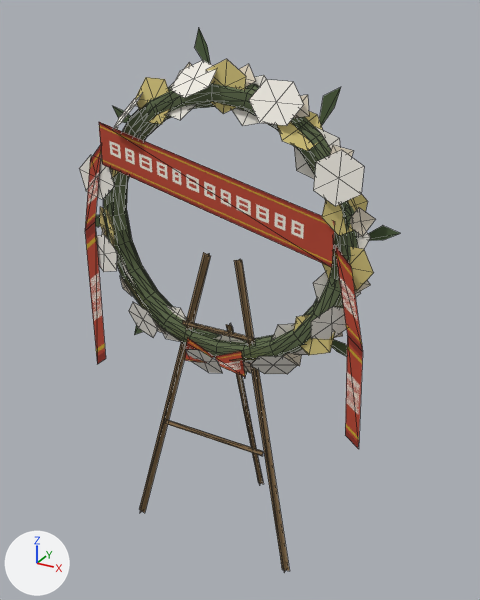
A saved change to the glTF model Assets/LOC_House/Models/BanTho_SetBanThoBoMe/VongHoaTang_1.glb.
Rendered twice from a 50 mm lens placed at (0.972, -1.645, 1.723), pointed at (0.013, 0.098, 0.852). Lighting does not change. The marker at lower left points along +X, +Y and +Z. The picture after the commit comes second. Mesh edges are drawn as thin lines. Vertices at exactly the same position are counted once.

Objects in the first picture: 'VongHoaTang_1'.
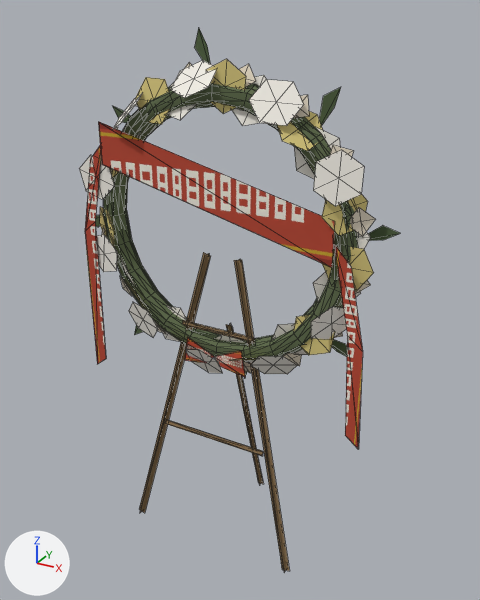
Location of each change, [x1, y1, x2, y2] in pixels of the pictures (480 x 600 px):
part 1 of me_vonghoatang_1, added (red): after [95, 122, 363, 449]
part 2 of me_vonghoatang_1, surface changed: before [85, 122, 363, 448]; after [85, 124, 363, 427]

What the commit changed:
me_vonghoatang_1 is used by ob_vonghoatang_1; location (0.0, 0.0, 0.0).
me_vonghoatang_1 had 687 vertices, 882 faces and spanned x -0.55..0.53, y -0.11..0.27, z 0.0..1.68.
me_vonghoatang_1 now has 711 vertices, 896 faces and spans x -0.55..0.53, y -0.11..0.27, z 0.0..1.68.
Part 1, on me_vonghoatang_1:
24 vertices are added at x -0.5..0.5, y -0.07..-0.04, z 0.54..1.41.
14 new faces join them, mat_bang_chu_vong_hoa (picture img_vonghoatang_1__0).
me_vonghoatang_1 part 2: 14 kept faces spanning x -0.5..0.5, y -0.07..-0.04, z 0.54..1.41 get new texture (UV) coordinates.
